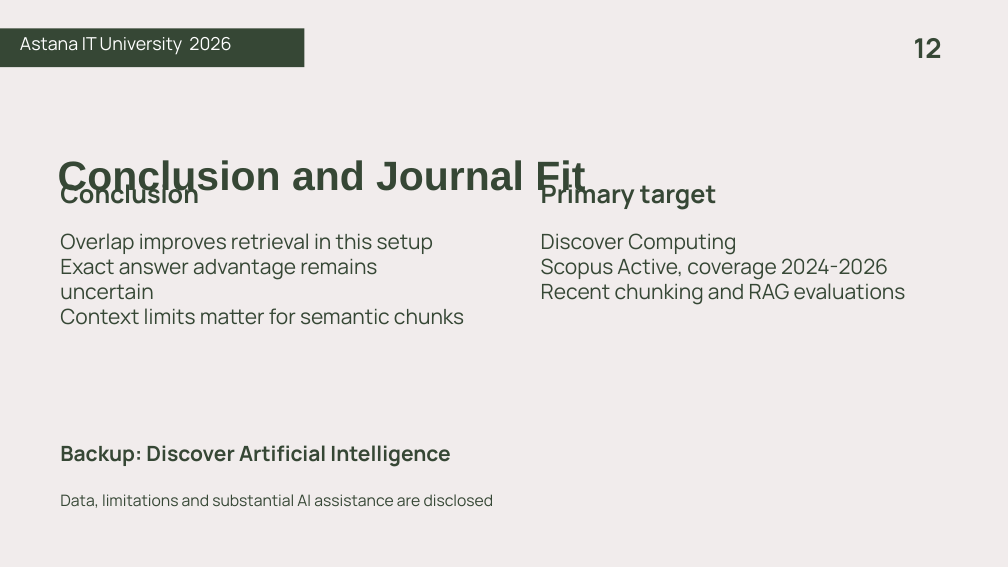
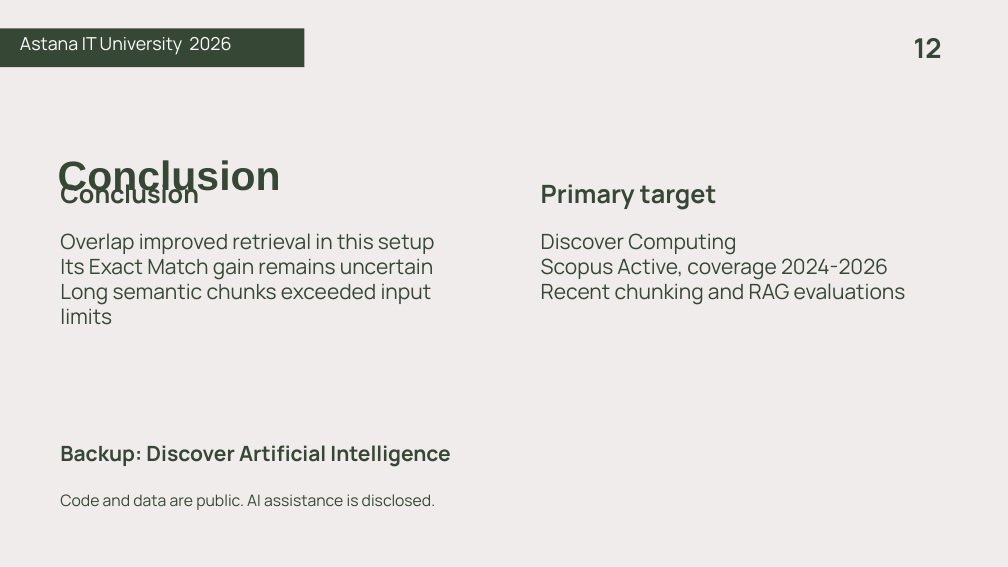
Before and after one commit to aahhaha/rag-chunking-assignment4, a slide deck: slide 12 of final/submission/Final_Defence_Aibyn_Samat.pptx. Drawn at 1008x567 pixels with LibreOffice and Linux fonts; fonts in the diff are those of the drawing. Boxes give left, top, right and bottom in pixels: in the first picture for what was removed or moved away, otherwise in the second. Text is boxed around its words. In the diff, an @@ line names an element or a change of style, - is before the commit and + after.

```diff
--- a/final/submission/Final_Defence_Aibyn_Samat.pptx
+++ b/final/submission/Final_Defence_Aibyn_Samat.pptx
@@ text at (60, 180, 199, 204): text changed @@
-Conclusion and Journal Fit
+Conclusion
@@ text at (60, 233, 435, 325): text changed @@
-Overlap improves retrieval in this setup
-Exact answer advantage remains uncertain
-Context limits matter for semantic chunks
+Overlap improved retrieval in this setup
+Its Exact Match gain remains uncertain
+Long semantic chunks exceeded input limits
@@ text at (60, 494, 436, 510): text changed @@
-Data, limitations and substantial AI assistance are disclosed
+Code and data are public. AI assistance is disclosed.
```
Also in this commit, not shown: 8 other slides changed, 19 other files.
